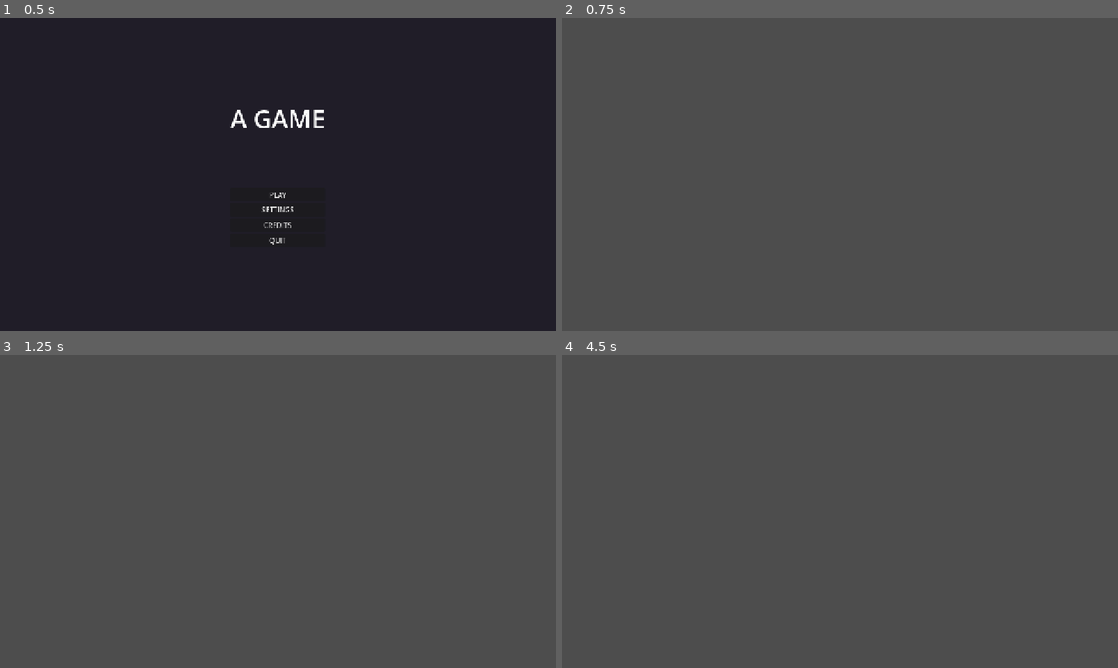
Above: before the commit, frames 1-4 (two rows, left to right).
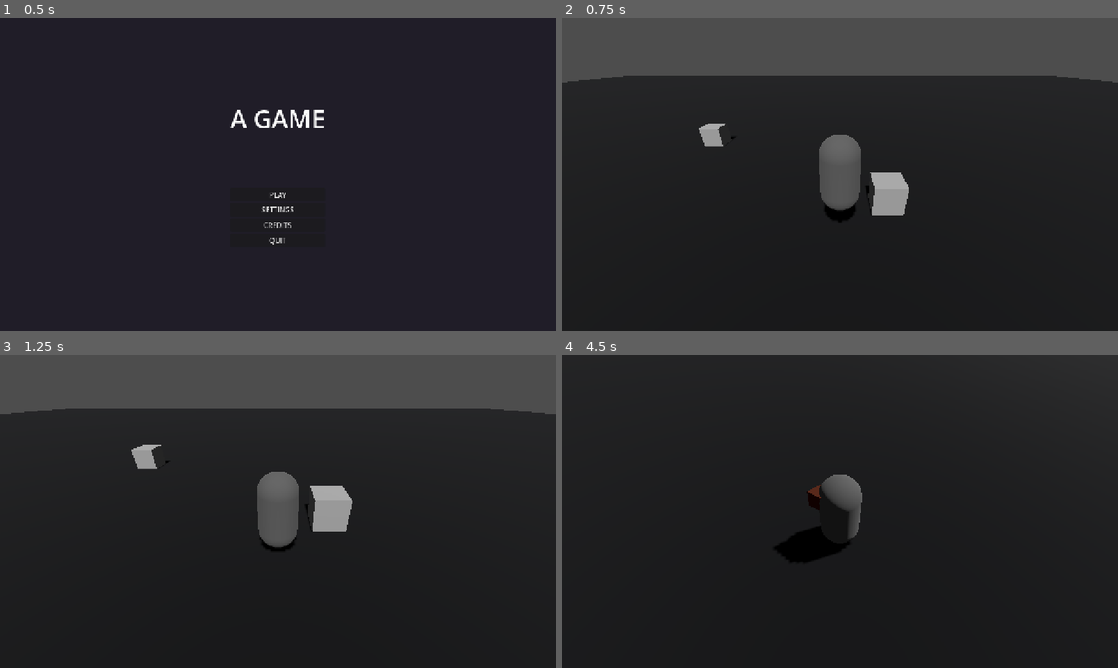
Above: after the commit, the same moments.

Repository: o-GUTS/pizza-jam
Game: Godot game, scene res://src/menus/main_menu/main_menu.tscn
Two runs of this game, one before a commit and one after it. Both use one fixed random seed, a clock stepped at 60 frames per second and the inputs below.
Inputs (mouse positions are in pixels of both pictures, inside the frame that each line leads up to):
- Up to frame 1 (0.5 s): no input
- Up to frame 2 (0.75 s): click "PLAY" at 0.5 s
- Up to frame 3 (1.25 s): no input
- Up to frame 4 (4.5 s): tap Enter (ui_accept) at 1.25, 1.52, 1.55, 1.82, 2.1, 2.27, 2.57, 3.05, 3.5, 3.77, 4.07, 4.35 s; move the mouse to (962, 495) at 1.27 s; press the mouse at (962, 495) at 1.28 s; hold D (move_right, bound only after the commit) 1.28-2.03 s; move the mouse to (728, 527) at 2.02 s; release the mouse at (728, 527) at 2.03 s; hold S (move_backwards, bound only after the commit) 2.03-2.78 s; click (728, 527) at 2.3 s; move the mouse to (895, 442) at 2.77 s; press the mouse at (895, 442) at 2.78 s; hold D (move_right, bound only after the commit) 2.78-3.53 s; move the mouse to (812, 574) at 3.52 s; release the mouse at (812, 574) at 3.53 s; hold W (move_forward, bound only after the commit) 3.53-4.28 s; click (812, 574) at 3.6 s; move the mouse to (1006, 558) at 4.27 s; hold A (move_left, bound only after the commit) from 4.28 s (still down)

Frame 1 is identical in both runs. In frame 2, 80% of the frame differs, in the area x 0-100%, y 18-100%; in frame 3, 81%; in frame 4, 99%, in the area x 0-100%, y 0-100%.

Commit message:
Added basic player movement

Diff:
--- a/project.godot
+++ b/project.godot
@@ -25,6 +25,43 @@
 window/size/viewport_height=720
 window/stretch/mode="canvas_items"
 
+[input]
+
+move_forward={
+"deadzone": 0.2,
+"events": [Object(InputEventKey,"resource_local_to_scene":false,"resource_name":"","device":-1,"window_id":0,"alt_pressed":false,"shift_pressed":false,"ctrl_pressed":false,"meta_pressed":false,"pressed":false,"keycode":0,"physical_keycode":87,"key_label":0,"unicode":119,"location":0,"echo":false,"script":null)
+, Object(InputEventKey,"resource_local_to_scene":false,"resource_name":"","device":-1,"window_id":0,"alt_pressed":false,"shift_pressed":false,"ctrl_pressed":false,"meta_pressed":false,"pressed":false,"keycode":0,"physical_keycode":4194320,"key_label":0,"unicode":0,"location":0,"echo":false,"script":null)
+]
+}
+move_backwards={
+"deadzone": 0.2,
+"events": [Object(InputEventKey,"resource_local_to_scene":false,"resource_name":"","device":-1,"window_id":0,"alt_pressed":false,"shift_pressed":false,"ctrl_pressed":false,"meta_pressed":false,"pressed":false,"keycode":0,"physical_keycode":83,"key_label":0,"unicode":115,"location":0,"echo":false,"script":null)
+, Object(InputEventKey,"resource_local_to_scene":false,"resource_name":"","device":-1,"window_id":0,"alt_pressed":false,"shift_pressed":false,"ctrl_pressed":false,"meta_pressed":false,"pressed":false,"keycode":0,"physical_keycode":4194322,"key_label":0,"unicode":0,"location":0,"echo":false,"script":null)
+]
+}
+move_right={
+"deadzone": 0.2,
+"events": [Object(InputEventKey,"resource_local_to_scene":false,"resource_name":"","device":-1,"window_id":0,"alt_pressed":false,"shift_pressed":false,"ctrl_pressed":false,"meta_pressed":false,"pressed":false,"keycode":0,"physical_keycode":68,"key_label":0,"unicode":100,"location":0,"echo":false,"script":null)
+, Object(InputEventKey,"resource_local_to_scene":false,"resource_name":"","device":-1,"window_id":0,"alt_pressed":false,"shift_pressed":false,"ctrl_pressed":false,"meta_pressed":false,"pressed":false,"keycode":0,"physical_keycode":4194321,"key_label":0,"unicode":0,"location":0,"echo":false,"script":null)
+]
+}
+move_left={
+"deadzone": 0.2,
+"events": [Object(InputEventKey,"resource_local_to_scene":false,"resource_name":"","device":-1,"window_id":0,"alt_pressed":false,"shift_pressed":false,"ctrl_pressed":false,"meta_pressed":false,"pressed":false,"keycode":0,"physical_keycode":65,"key_label":0,"unicode":97,"location":0,"echo":false,"script":null)
+, Object(InputEventKey,"resource_local_to_scene":false,"resource_name":"","device":-1,"window_id":0,"alt_pressed":false,"shift_pressed":false,"ctrl_pressed":false,"meta_pressed":false,"pressed":false,"keycode":0,"physical_keycode":4194319,"key_label":0,"unicode":0,"location":0,"echo":false,"script":null)
+]
+}
+escape={
+"deadzone": 0.2,
+"events": [Object(InputEventKey,"resource_local_to_scene":false,"resource_name":"","device":-1,"window_id":0,"alt_pressed":false,"shift_pressed":false,"ctrl_pressed":false,"meta_pressed":false,"pressed":false,"keycode":0,"physical_keycode":4194305,"key_label":0,"unicode":0,"location":0,"echo":false,"script":null)
+]
+}
+mouse_left={
+"deadzone": 0.2,
+"events": [Object(InputEventMouseButton,"resource_local_to_scene":false,"resource_name":"","device":-1,"window_id":0,"alt_pressed":false,"shift_pressed":false,"ctrl_pressed":false,"meta_pressed":false,"button_mask":1,"position":Vector2(180, 15),"global_position":Vector2(187, 52),"factor":1.0,"button_index":1,"canceled":false,"pressed":true,"double_click":false,"script":null)
+]
+}
+
 [physics]
 
 3d/physics_engine="Jolt Physics"
--- /dev/null
+++ b/src/main.gd
@@ -0,0 +1,5 @@
+extends Node3D
+
+
+func _ready() -> void:
+	Input.mouse_mode = Input.MOUSE_MODE_CAPTURED
--- a/src/main.tscn
+++ b/src/main.tscn
@@ -1,3 +1,72 @@
 [gd_scene format=3 uid="uid://dk83b8asdsqkd"]
 
+[ext_resource type="PackedScene" uid="uid://dfvpj71ixmlqq" path="res://src/player/player.tscn" id="1_eewff"]
+[ext_resource type="Script" uid="uid://rtybnwyfkac3" path="res://src/main.gd" id="1_gh0ne"]
+
+[sub_resource type="StandardMaterial3D" id="StandardMaterial3D_ts572"]
+albedo_color = Color(0.014272692, 0.019517371, 0.040888935, 1)
+
+[sub_resource type="BoxMesh" id="BoxMesh_ts572"]
+material = SubResource("StandardMaterial3D_ts572")
+size = Vector3(100, 1, 100)
+
+[sub_resource type="BoxShape3D" id="BoxShape3D_ts572"]
+size = Vector3(100, 1, 100)
+
+[sub_resource type="BoxMesh" id="BoxMesh_eewff"]
+
+[sub_resource type="BoxShape3D" id="BoxShape3D_gh0ne"]
+
+[sub_resource type="Environment" id="Environment_ts572"]
+
 [node name="main" type="Node3D" unique_id=1158837038]
+script = ExtResource("1_gh0ne")
+
+[node name="floor" type="StaticBody3D" parent="." unique_id=2136263720]
+
+[node name="mesh" type="MeshInstance3D" parent="floor" unique_id=47361841]
+transform = Transform3D(1, 0, 0, 0, 1, 0, 0, 0, 1, 0, -0.5, 0)
+mesh = SubResource("BoxMesh_ts572")
+
+[node name="coll" type="CollisionShape3D" parent="floor" unique_id=693974000]
+transform = Transform3D(1, 0, 0, 0, 1, 0, 0, 0, 1, 0, -0.5, 0)
+shape = SubResource("BoxShape3D_ts572")
+
+[node name="props" type="Node3D" parent="." unique_id=276962283]
+
+[node name="StaticBody3D" type="StaticBody3D" parent="props" unique_id=1877302019]
+transform = Transform3D(1, 0, 0, 0, 1, 0, 0, 0, 1, -6.8768883, 0.49999976, 3.9602213)
+
+[node name="MeshInstance3D" type="MeshInstance3D" parent="props/StaticBody3D" unique_id=216535067]
+mesh = SubResource("BoxMesh_eewff")
+
+[node name="CollisionShape3D" type="CollisionShape3D" parent="props/StaticBody3D" unique_id=1294852067]
+shape = SubResource("BoxShape3D_gh0ne")
+
+[node name="StaticBody3D2" type="StaticBody3D" parent="props" unique_id=255661237]
+transform = Transform3D(1, 0, 0, 0, 1, 0, 0, 0, 1, -6.8768883, 0.49999976, -6.6019917)
+
+[node name="MeshInstance3D" type="MeshInstance3D" parent="props/StaticBody3D2" unique_id=641854051]
+mesh = SubResource("BoxMesh_eewff")
+
+[node name="CollisionShape3D" type="CollisionShape3D" parent="props/StaticBody3D2" unique_id=799364839]
+shape = SubResource("BoxShape3D_gh0ne")
+
+[node name="StaticBody3D3" type="StaticBody3D" parent="props" unique_id=130111150]
+transform = Transform3D(1, 0, 0, 0, 1, 0, 0, 0, 1, 1.5001354, 0.49999976, -1.061861)
+
+[node name="MeshInstance3D" type="MeshInstance3D" parent="props/StaticBody3D3" unique_id=449456247]
+mesh = SubResource("BoxMesh_eewff")
+
+[node name="CollisionShape3D" type="CollisionShape3D" parent="props/StaticBody3D3" unique_id=1660174238]
+shape = SubResource("BoxShape3D_gh0ne")
+
+[node name="player" parent="." unique_id=88229283 instance=ExtResource("1_eewff")]
+transform = Transform3D(1, 0, 0, 0, 1, 0, 0, 0, 1, 0, 1.93644, 0)
+
+[node name="sun" type="DirectionalLight3D" parent="." unique_id=2004129217]
+transform = Transform3D(1, 0, 0, 0, 0.5970091, 0.80223435, 0, -0.80223435, 0.5970091, 0, 42.372433, 39.806976)
+shadow_enabled = true
+
+[node name="WorldEnvironment" type="WorldEnvironment" parent="." unique_id=690815866]
+environment = SubResource("Environment_ts572")
--- /dev/null
+++ b/src/player/player.gd
@@ -0,0 +1,56 @@
+extends CharacterBody3D
+class_name Player
+
+
+@export_range(0.0, 1.0) var mouse_sensitivity = 0.005
+@export var tilt_limit = deg_to_rad(60)
+
+@onready var model: Node3D = %model
+@onready var camera_pivot: Node3D = %camera_pivot
+@onready var camera: Camera3D = %camera
+
+const SPEED = 5.0
+const JUMP_VELOCITY = 4.5
+
+
+func _physics_process(delta: float) -> void:
+	if not is_on_floor():
+		velocity += get_gravity() * delta
+
+	if Input.is_action_just_pressed("ui_accept") and is_on_floor():
+		velocity.y = JUMP_VELOCITY
+
+	var input_dir := Input.get_vector("move_left", "move_right", "move_forward", "move_backwards")
+
+	var forward := camera_pivot.global_transform.basis.z
+	var right := camera_pivot.global_transform.basis.x
+
+	var direction := (forward * input_dir.y + right * input_dir.x).normalized()
+	if direction:
+		velocity.x = direction.x * SPEED
+		velocity.z = direction.z * SPEED
+
+		var target_angle = atan2(-direction.x, -direction.z)
+		model.rotation.y = lerp_angle(model.rotation.y, target_angle, delta * 10.0)
+	else:
+		velocity.x = move_toward(velocity.x, 0, SPEED)
+		velocity.z = move_toward(velocity.z, 0, SPEED)
+
+	move_and_slide()
+
+
+func _input(event: InputEvent) -> void:
+	if event.is_action_pressed("escape"):
+		Input.mouse_mode = Input.MOUSE_MODE_VISIBLE
+
+
+func _unhandled_input(event: InputEvent) -> void:
+	if Input.mouse_mode == Input.MOUSE_MODE_CAPTURED:
+		if event is InputEventMouseMotion:
+			camera_pivot.rotation.x -= event.relative.y * mouse_sensitivity
+			# Prevent the camera from rotating too far up or down.
+			camera_pivot.rotation.x = clampf(camera_pivot.rotation.x, -tilt_limit, tilt_limit)
+			camera_pivot.rotation.y += -event.relative.x * mouse_sensitivity
+
+	elif event.is_action_pressed("mouse_left"):
+		Input.mouse_mode = Input.MOUSE_MODE_CAPTURED
--- /dev/null
+++ b/src/player/player.tscn
@@ -0,0 +1,47 @@
+[gd_scene format=3 uid="uid://dfvpj71ixmlqq"]
+
+[ext_resource type="Script" uid="uid://bi1gddbaft7yy" path="res://src/player/player.gd" id="1_4anbu"]
+
+[sub_resource type="StandardMaterial3D" id="StandardMaterial3D_4anbu"]
+albedo_color = Color(0.31555015, 0.3155501, 0.3155501, 1)
+
+[sub_resource type="CapsuleMesh" id="CapsuleMesh_4anbu"]
+material = SubResource("StandardMaterial3D_4anbu")
+
+[sub_resource type="StandardMaterial3D" id="StandardMaterial3D_rxibo"]
+albedo_color = Color(0.29324853, 0.12725413, 0, 1)
+
+[sub_resource type="PrismMesh" id="PrismMesh_4anbu"]
+material = SubResource("StandardMaterial3D_rxibo")
+size = Vector3(0.86, 0.595, 0.435)
+
+[sub_resource type="CapsuleShape3D" id="CapsuleShape3D_rxibo"]
+
+[sub_resource type="SphereShape3D" id="SphereShape3D_4anbu"]
+
+[node name="player" type="CharacterBody3D" unique_id=88229283]
+script = ExtResource("1_4anbu")
+
+[node name="model" type="Node3D" parent="." unique_id=402262383]
+unique_name_in_owner = true
+
+[node name="mesh" type="MeshInstance3D" parent="model" unique_id=1268839805]
+mesh = SubResource("CapsuleMesh_4anbu")
+
+[node name="mesh2" type="MeshInstance3D" parent="model" unique_id=963990939]
+transform = Transform3D(1, 0, 0, 0, -4.371139e-08, 1, 0, -1, -4.371139e-08, 0, 0.4643051, -0.43114042)
+mesh = SubResource("PrismMesh_4anbu")
+
+[node name="coll" type="CollisionShape3D" parent="." unique_id=907442621]
+shape = SubResource("CapsuleShape3D_rxibo")
+
+[node name="camera_pivot" type="Node3D" parent="." unique_id=1590816401]
+unique_name_in_owner = true
+
+[node name="spring_arm" type="SpringArm3D" parent="camera_pivot" unique_id=759009664]
+transform = Transform3D(1, 0, 0, 0, 0.8617, 0.50741804, 0, -0.50741804, 0.8617, 0, 0, 0)
+shape = SubResource("SphereShape3D_4anbu")
+spring_length = 5.0
+
+[node name="camera" type="Camera3D" parent="camera_pivot/spring_arm" unique_id=2006503690]
+unique_name_in_owner = true
Not shown, added: src/main.gd.uid
Not shown, added: src/player/player.gd.uid
